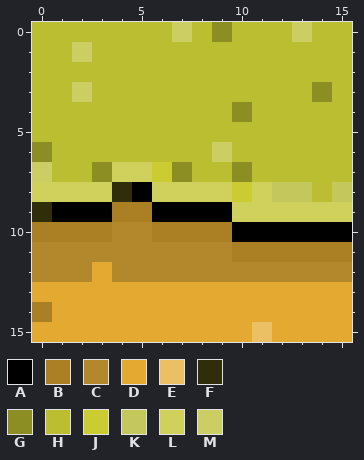
A pixel-art file gets an edit: Assets/Artwork/Grasslands/Scene/Terrain/topTile.aseprite. That is the earlier state.
16x16 pixels, 1 frame. Colours within 5 levels of each other are drawn and written as one.
Palette (. is transparent): A #000000  B #ab7f24  C #b3872c  D #e4a930  E #ebbf64  F #2f2d0a  G #8c8e24  H #bbbe30  J #cbcb32  K #c4c75c  L #d0d05d  M #ccce64
Once edited:
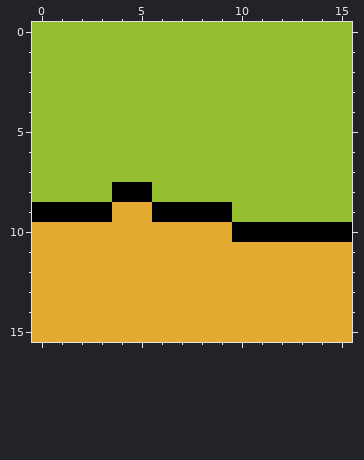
From old to new:
layer "Flush" now hidden
layer "Tone" now hidden
colour H: #bbbe30 -> #94be30
y 0: x 7 M -> H; x 9 G -> H; x 13 M -> H
y 1: x 2 M -> H
y 3: x 2 M -> H; x 14 G -> H
y 4: x 10 G -> H
y 6: x 0 G -> H; x 9 M -> H
y 7: x 0 M -> H; x 3..7 GLLJG -> HHHHH; x 10 G -> H
y 8: x 0..4 LLLLF -> HHHHA; x 6..13 LLLLJLKK -> HHHHHHHH; x 15 K -> H
y 9: x 0 F -> A; x 4..5 BB -> DD; x 10..15 LLLLLL -> HHHHHH
y 10: x 0..9 BBBBCCBBBB -> DDDDDDDDDD
y 11: x 0..15 CCCCCCCCCCBBBBBB -> DDDDDDDDDDDDDDDD
y 12: x 0..2 CCC -> DDD; x 4..15 CCCCCCCCCCCC -> DDDDDDDDDDDD
y 14: x 0 B -> D
y 15: x 11 E -> D
Changed places in both pictures, as pixel boxes (x1, y1, x2, y2):
changed: (32, 22, 352, 342)
